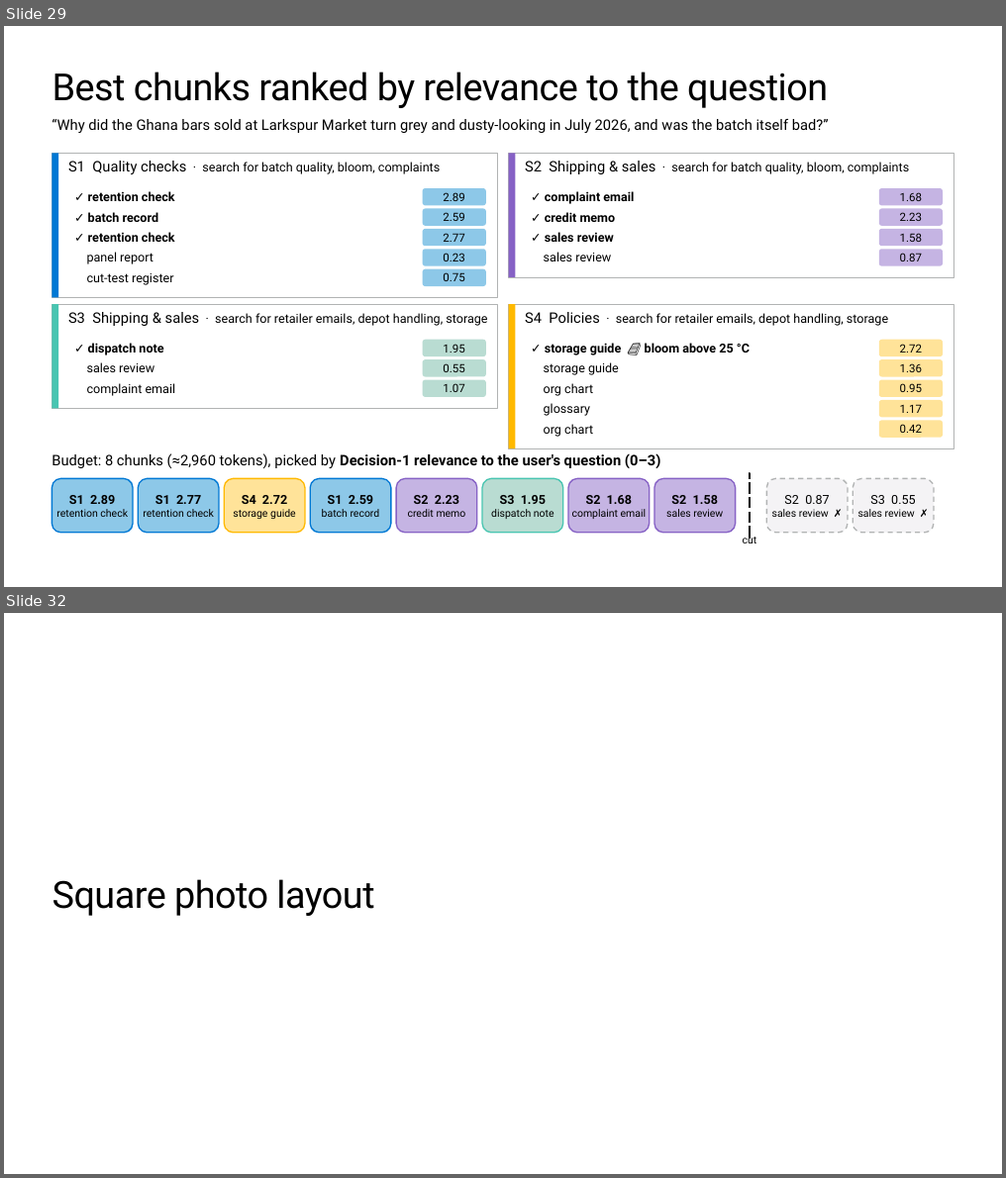
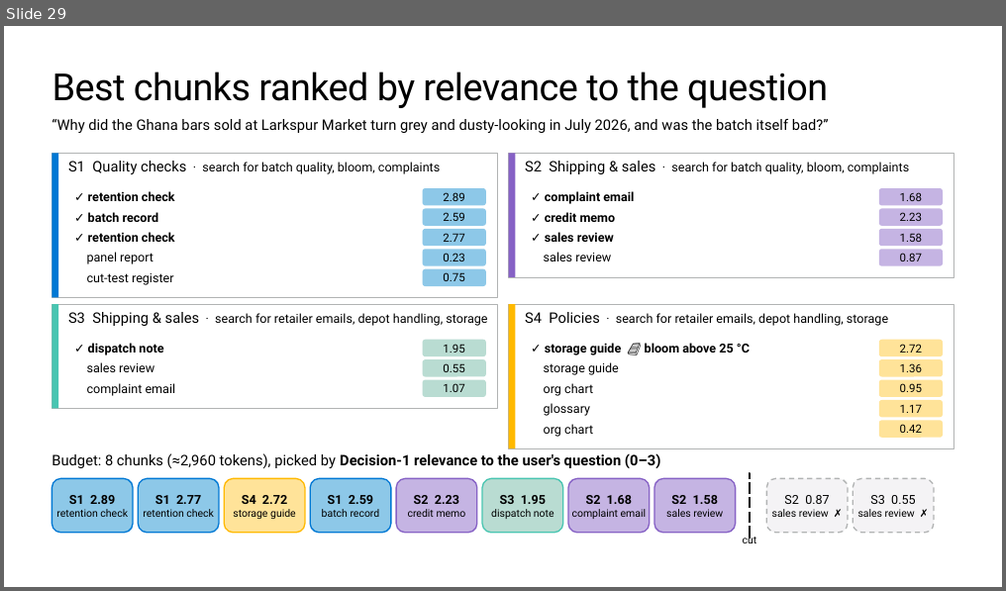
Before and after one commit to microsoft/ignite26-BRK300-building-agentic-retrieval-from-diy-to-foundry-iq, a slide deck: IgniteBRK300-WorkingDeck.pptx. Shown one above the other, each under a label of ours: slides 29 and 32 before the commit, slide 29 after it; the slides between them are not shown. The pictures are 1006x1178 and 1006x591 pixels, drawn with LibreOffice and Linux fonts; fonts in the diff are those of the drawing; background and template pictures are left out. Boxes give left, top, right and bottom in pixels: in the first picture for what was removed or moved away, otherwise in the second. Text is boxed around its words. In the diff, an @@ line names an element or a change of style, - is before the commit and + after.

```diff
--- a/IgniteBRK300-WorkingDeck.pptx
+++ b/IgniteBRK300-WorkingDeck.pptx
@@ slide 32 removed at (4,613,1002,1174), background #FFFFFF @@
@@ title removed at (53,879,374,916) @@
-Square photo layout
```
Also in this commit, not shown: 10 slides added, 9 other slides removed, 1 other file.
